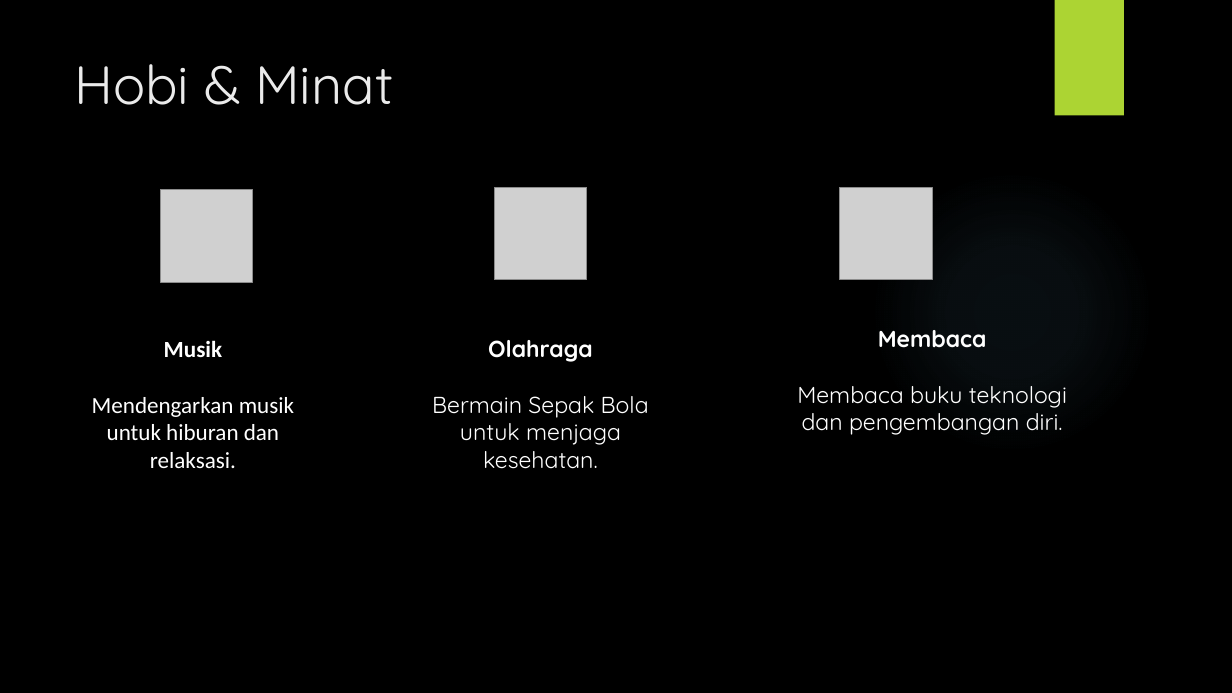
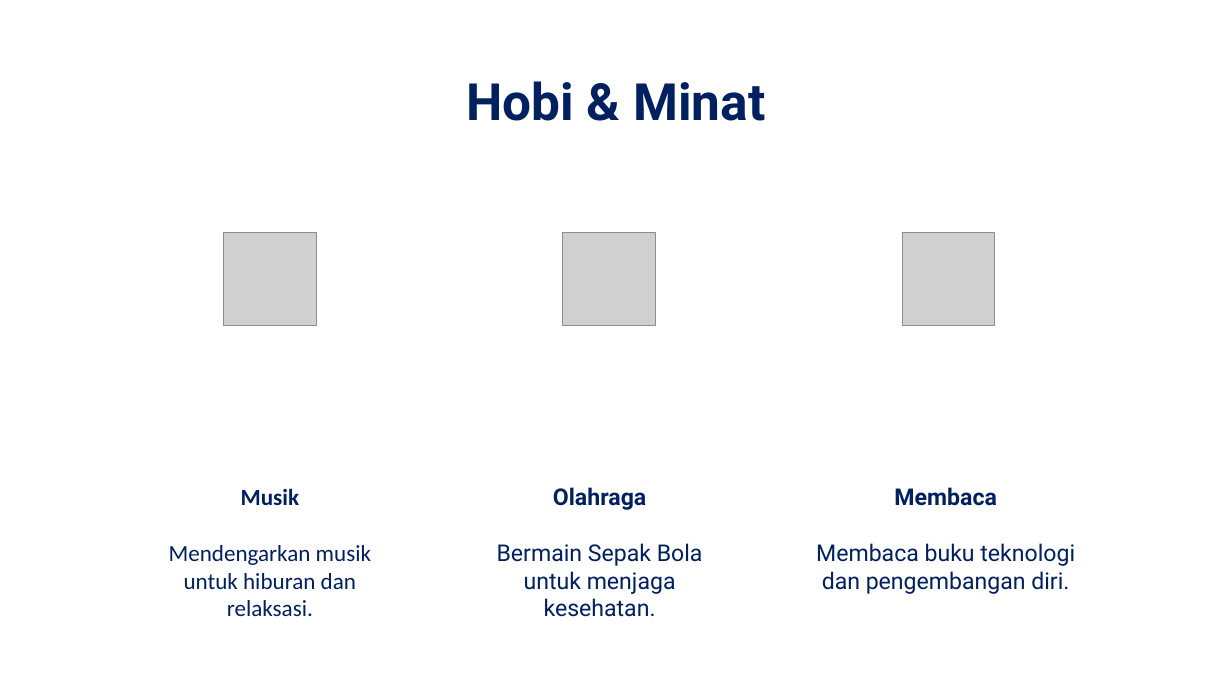
Before and after one commit to onysu/kursus, a slide deck: slide 3 of assets/files/Presentasi_Diri.pptx. Drawn at 1232x693 pixels with LibreOffice and Linux fonts; fonts in the diff are those of the drawing; grey boxes stand for pictures; background and template pictures are left out. Boxes give left, top, right and bottom in pixels: in the first picture for what was removed or moved away, otherwise in the second. Text is boxed around its words. In the diff, an @@ line names an element or a change of style, - is before the commit and + after.

```diff
--- a/assets/files/Presentasi_Diri.pptx
+++ b/assets/files/Presentasi_Diri.pptx
@@ background picture (left out) to #FFFFFF @@
@@ rectangle removed at (1055,0,1124,116) @@
@@ title "Hobi & Minat": place and size @@
-title "Hobi & Minat" at (75,64,393,105)
+title "Hobi & Minat" at (466,81,765,121)
@@ title "Hobi & Minat" at (466,81,765,121): size 42 to 40 pt, font Quicksand to Roboto, text colour #EBEBEB to #002060, bold on; alignment left to centre; line spacing 1 to 0.9; vertical alignment top to middle @@
@@ ellipse removed at (870,169,1154,454) @@
@@ picture removed at (161,189,253,282) @@
@@ picture removed at (494,188,587,280) @@
@@ picture removed at (840,188,933,280) @@
@@ picture added at (224,233,316,325) @@
@@ picture added at (563,233,655,325) @@
@@ picture added at (903,233,995,325) @@
@@ text "Musik": place and size @@
-text "Musik" at (92,340,294,468)
+text "Musik" at (169,488,371,616)
@@ text "Musik" at (169,488,371,616): text colour #FFFFFF to #002060 @@
@@ text "Olahraga" at (497,487,703,617): font Quicksand to Roboto, text colour #FFFFFF to #002060 @@
@@ text "Olahraga": place and size @@
-text "Olahraga" at (432,340,649,469)
+text "Olahraga" at (497,487,703,617)
@@ text "Membaca": place and size @@
-text "Membaca" at (797,330,1067,435)
+text "Membaca" at (816,487,1075,594)
@@ text "Membaca" at (816,487,1075,594): font Quicksand to Roboto, text colour #FFFFFF to #002060 @@
```
Also in this commit, not shown: 2 other slides changed.
